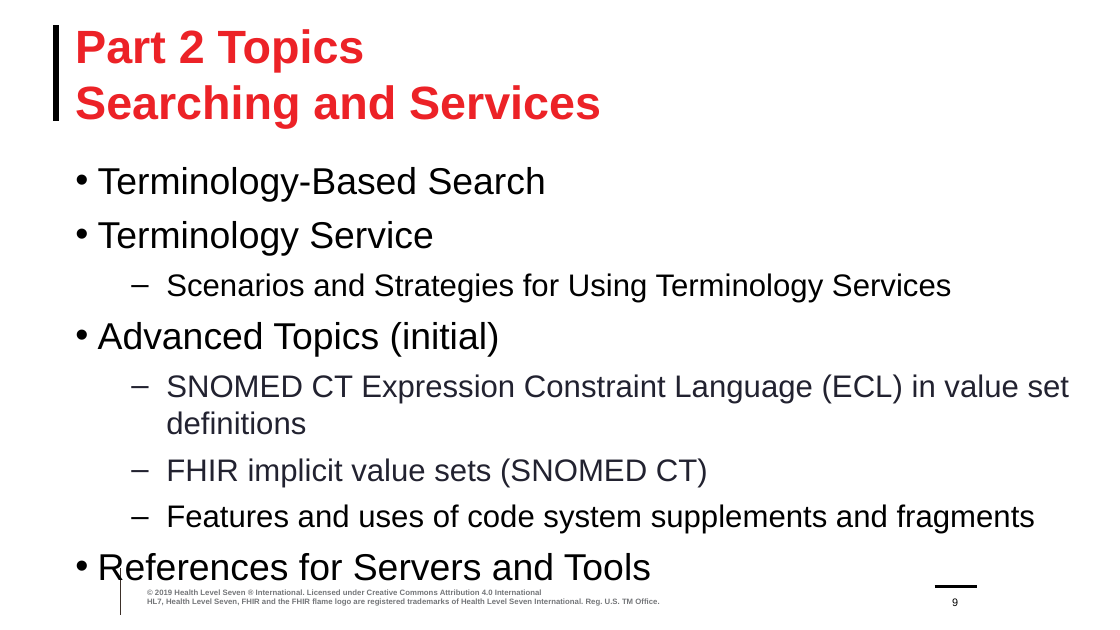
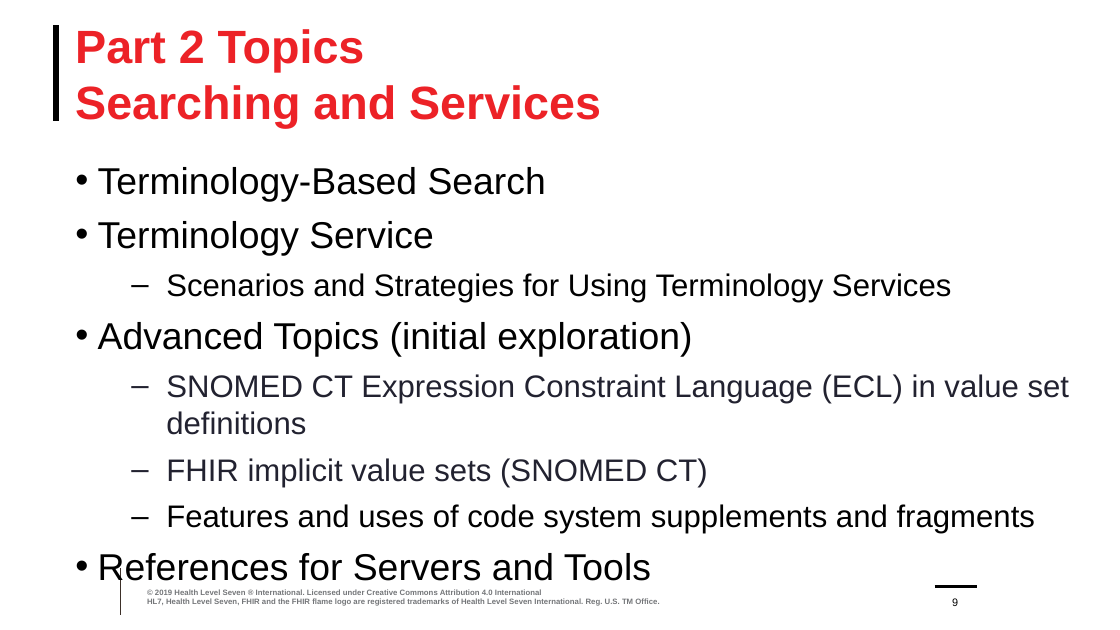
Before and after one commit to FHIR/documents, a slide deck: slide 9 of presentations/2024-04 Webinars/FHIR-Terminology-Part-2-2024-04-24.pptx. Drawn at 1120x630 pixels with LibreOffice and Linux fonts; fonts in the diff are those of the drawing; background and template pictures are left out. Boxes give left, top, right and bottom in pixels: in the first picture for what was removed or moved away, otherwise in the second. Text is boxed around its words. In the diff, an @@ line names an element or a change of style, - is before the commit and + after.

```diff
--- a/presentations/2024-04 Webinars/FHIR-Terminology-Part-2-2024-04-24.pptx
+++ b/presentations/2024-04 Webinars/FHIR-Terminology-Part-2-2024-04-24.pptx
@@ text at (98,322,692,356): text changed @@
-• Advanced Topics (initial)
+• Advanced Topics (initial exploration)
```
Also in this commit, not shown: 1 other slide changed.
